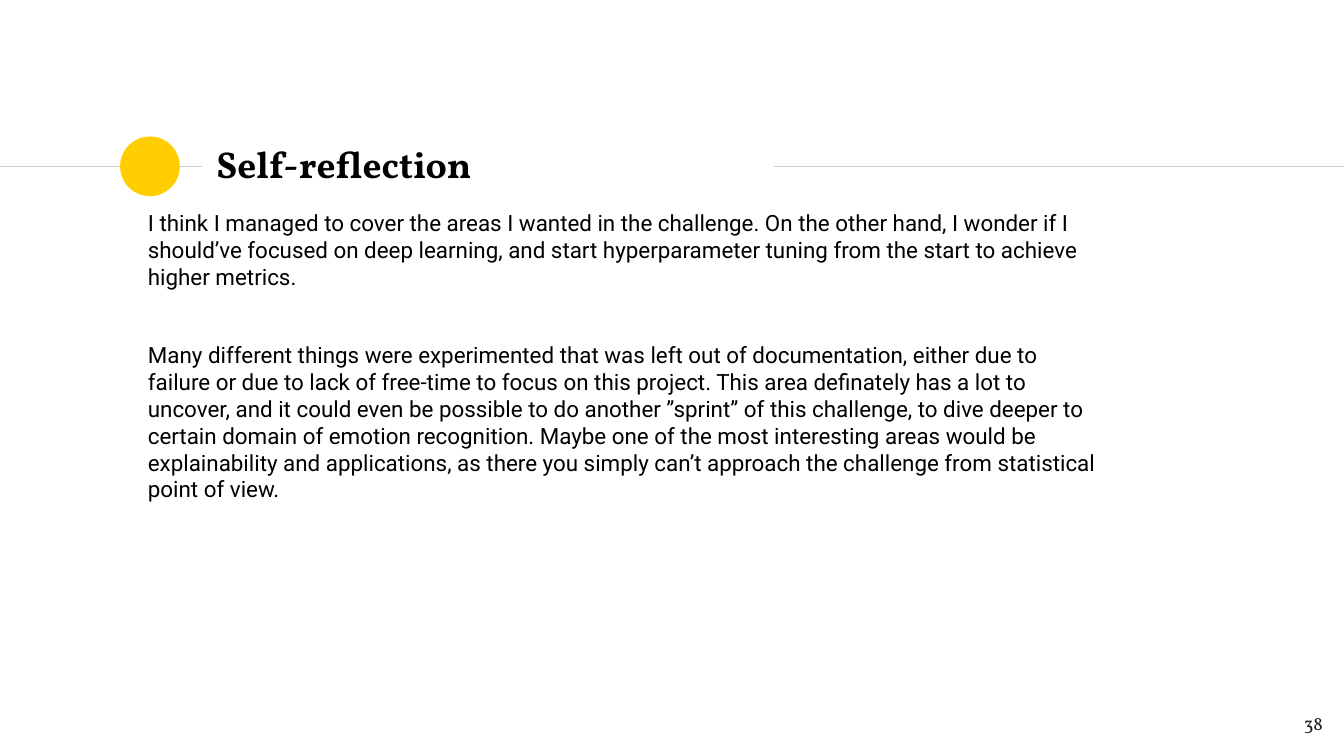
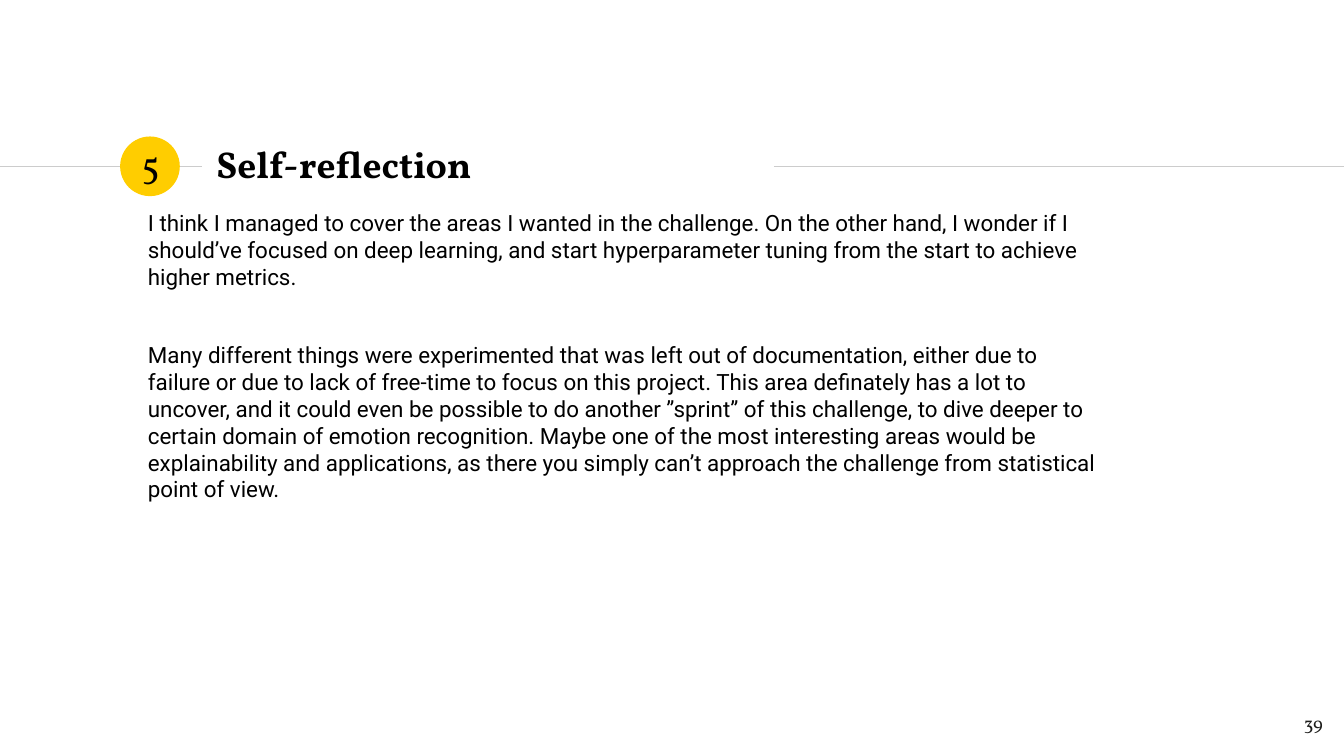
Before and after one commit to TeemuSo/Loop-Q-prize, a slide deck: slide 39 of reports/Sormunen, Teemu_Overview.pptx (slide 38 before the commit). Drawn at 1344x756 pixels with LibreOffice and Linux fonts; fonts in the diff are those of the drawing. Boxes give left, top, right and bottom in pixels: in the first picture for what was removed or moved away, otherwise in the second. Text is boxed around its words. In the diff, an @@ line names an element or a change of style, - is before the commit and + after.

```diff
--- a/reports/Sormunen, Teemu_Overview.pptx
+++ b/reports/Sormunen, Teemu_Overview.pptx
@@ text added at (142,157,160,195), 20 pt, text #000000 @@
+5
@@ page number at (1304,720,1323,733): text changed @@
-38
+39
```
Also in this commit, not shown: 16 other slides changed, 1 slide added.
